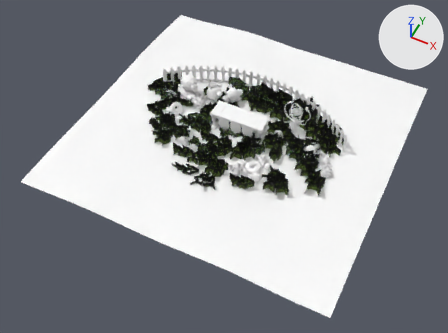
Before and after pictures for a commit that changed the FBX model Assets/Framework/Build/SZ10006/Arts/Model/10006/Model/Sc07/SC_LanBoShu.fbx.
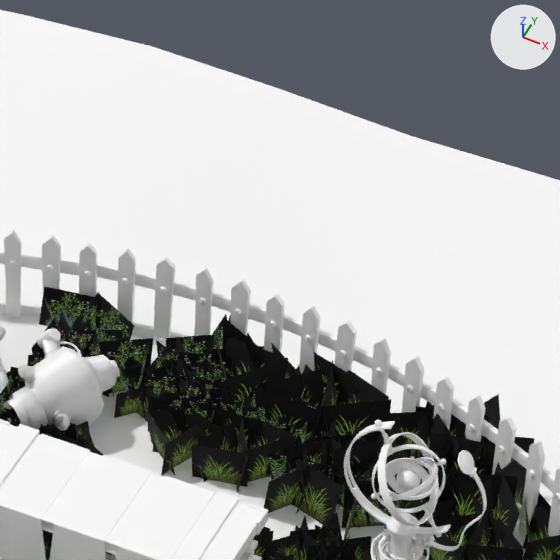
Each version appears first whole from a camera (50 mm lens) standing at (10.78, -23.59, 25.77) and looking at (0.12, -2.27, -0.88), and next in a close-up on the part from 49% to 72% of the width and 7% to 38% of the height. Lighting does not change. The marker at upper right points along +X, +Y and +Z. Where no turn or scale is listed for an object, it has been applied to the vertices. Vertices at the same position are counted once.

In view in the first close-up: 'Crystals_007', 'Material_006', 'bushe2', 'bushh1', 'desk', 'ground', 'jq03', 'wood03'.
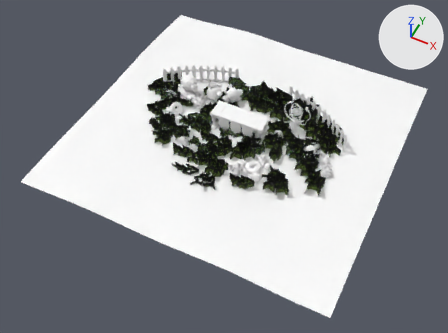
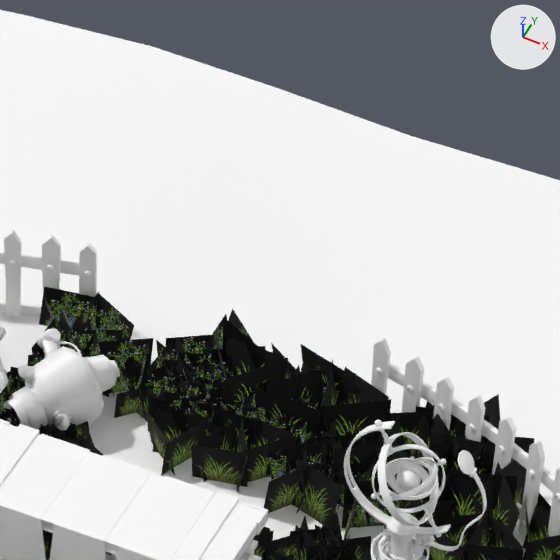
The change in detail:
me_mesh_006 is used by ob_wood03; location (0.26, 3.61, -0.03).
me_mesh_006 had 4836 vertices, 4650 faces and spanned x -6.26..5.85, y -2.67..0.15, z 0.03..1.41.
me_mesh_006 now has 3728 vertices, 3565 faces and spans x -6.26..5.85, y -2.67..0.01, z 0.03..1.41.
me_mesh_006 part 1: 21 loose pieces with 980 vertices, spanning x -1.78..1.14, y -0.12..0.09, z 0.03..1.41, are deleted.
Part 2, on me_mesh_006:
128 vertices are removed from x -1.5..0.79, y 0.01..0.15, z 0.13..1.07.
154 faces are deleted.

What differs and where, as boxes [x1, y1, x2, y2] in the close-ups (560 x 560 px):
part 1 of me_mesh_006, deleted
    before: [117, 248, 357, 374]
part 2 of me_mesh_006, deleted
    before: [97, 262, 373, 369]
